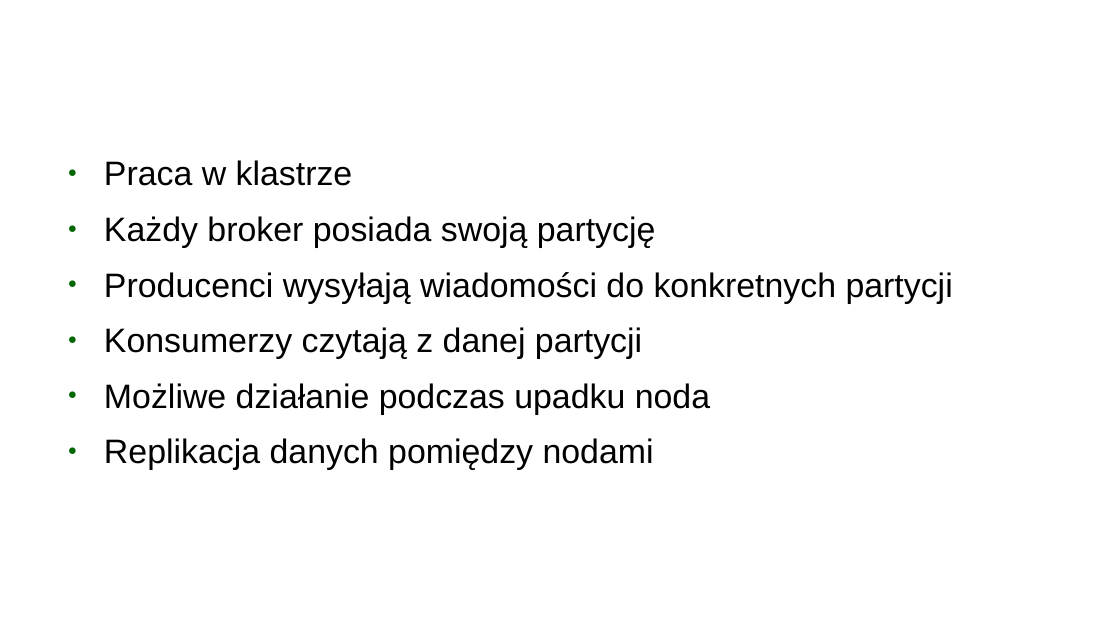
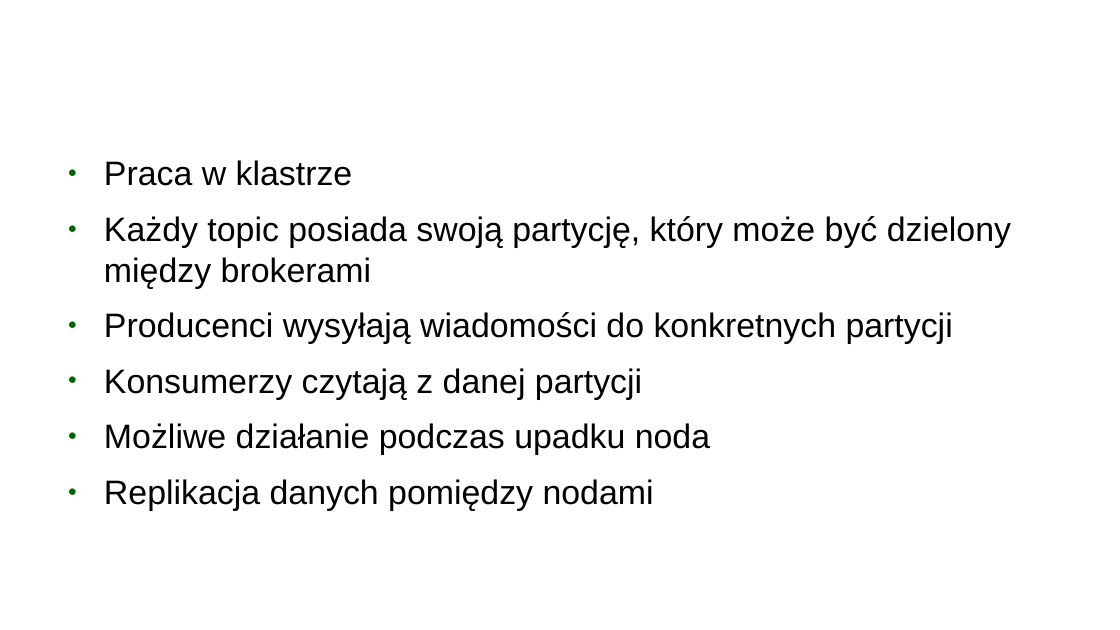
Before and after one commit to sinu0/kafka_example, a slide deck: slide 7 of Bez tytułu 1.odp (slide 5 before the commit). Drawn at 1120x630 pixels with LibreOffice and Linux fonts; fonts in the diff are those of the drawing; background and template pictures are left out. Boxes give left, top, right and bottom in pixels: in the first picture for what was removed or moved away, otherwise in the second. Text is boxed around its words. In the diff, an @@ line names an element or a change of style, - is before the commit and + after.

```diff
--- a/Bez tytułu 1.odp
+++ b/Bez tytułu 1.odp
@@ text at box(104, 216, 1011, 288): text changed @@
-● Każdy broker posiada swoją partycję
+● Każdy topic posiada swoją partycję, który może być dzielony między brokerami
```
Also in this commit, not shown: 3 other slides changed, 5 slides added, 1 slide removed, 2 other files.
